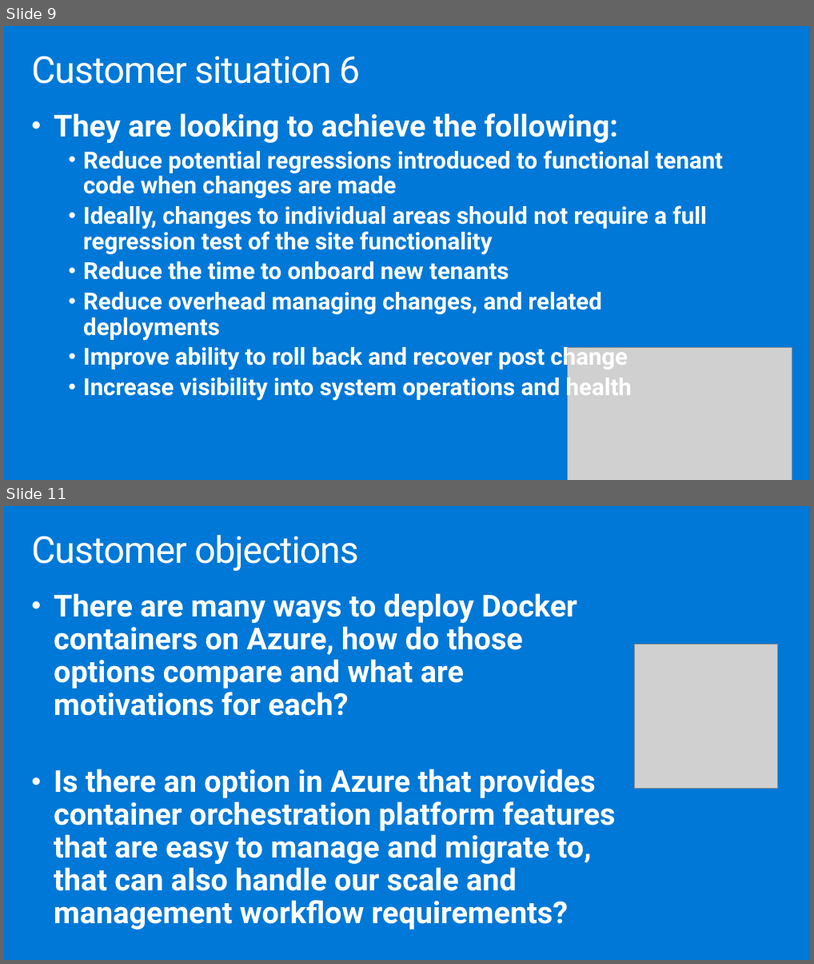
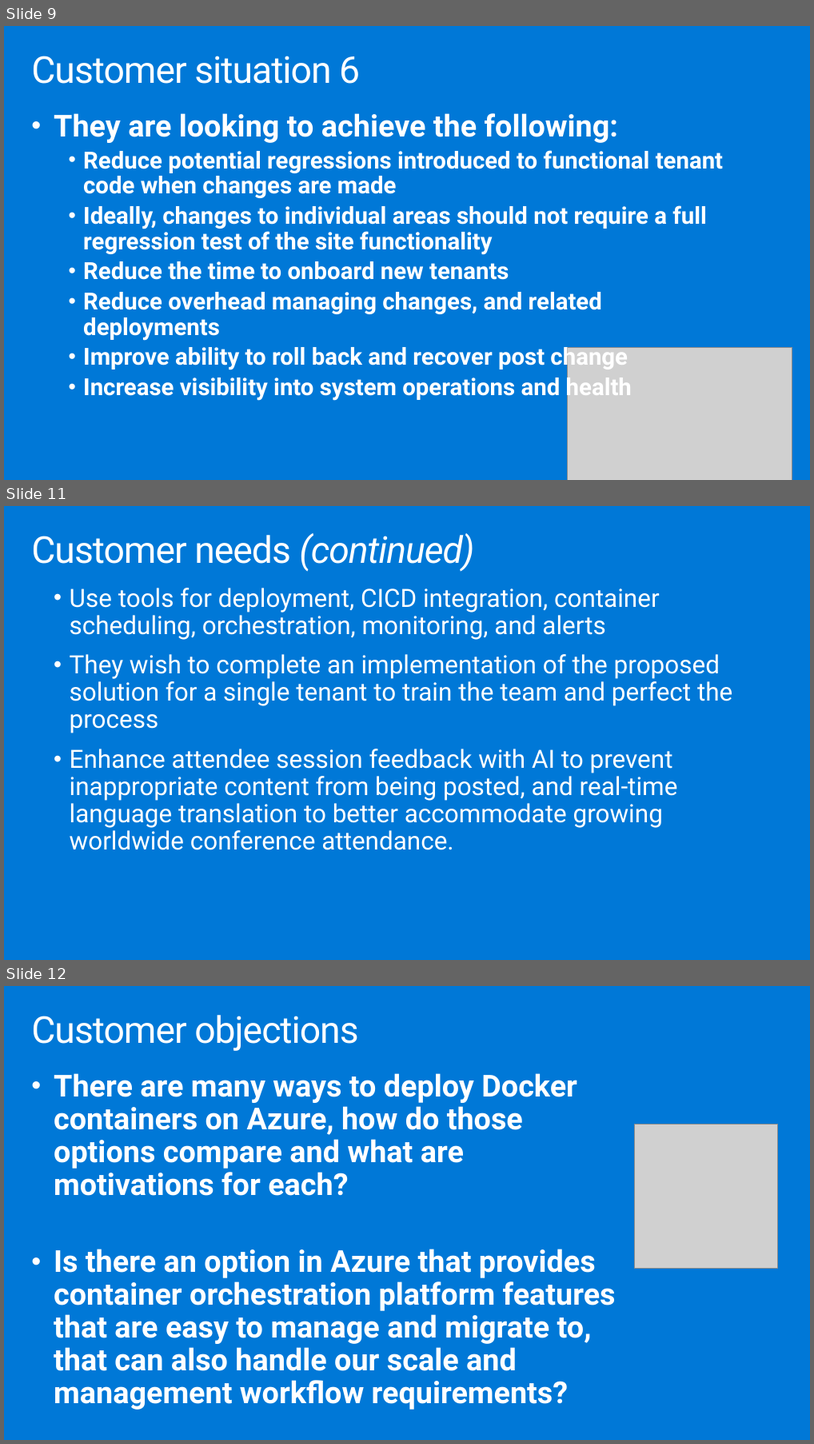
Before and after one commit to vkmithun05/MCW-Cloud-native-applications, a slide deck: Whiteboard design session/WDS trainer presentation - Cloud-native applications.pptx. Shown one above the other, each under a label of ours: slides 9 and 11 before the commit, slides 9, 11 and 12 after it; the slides between them are not shown. The pictures are 814x964 and 814x1444 pixels, drawn with LibreOffice and Linux fonts; fonts in the diff are those of the drawing; grey boxes stand for pictures. Boxes give left, top, right and bottom in pixels: in the first picture for what was removed or moved away, otherwise in the second. Text is boxed around its words. In the diff, an @@ line names an element or a change of style, - is before the commit and + after.

Commit message:
add cognitive services to design session

```diff
--- a/Whiteboard design session/WDS trainer presentation - Cloud-native applications.pptx
+++ b/Whiteboard design session/WDS trainer presentation - Cloud-native applications.pptx
@@ slide 11 added at (x1=4, y1=506, x2=810, y2=960), background #0078D7 @@
@@ title added at (x1=31, y1=533, x2=474, y2=572), 44.1 pt, text #FFFFFF @@
+Customer needs (continued)
@@ text added at (x1=70, y1=588, x2=733, y2=850), 30 pt, text #FFFFFF @@
+  • Use tools for deployment, CICD integration, container scheduling, orchestration, monitoring, and alerts
+  • They wish to complete an implementation of the proposed solution for a single tenant to train the team and perfect the process
+  • Enhance attendee session feedback with AI to prevent inappropriate content from being posted, and real-time language translation to better accommodate growing worldwide conference attendance.
@@ what was slide 11 is now slide 12 @@
```
Also in this commit, not shown: 1 slide changed, 1 other slide added, 4 other files.
